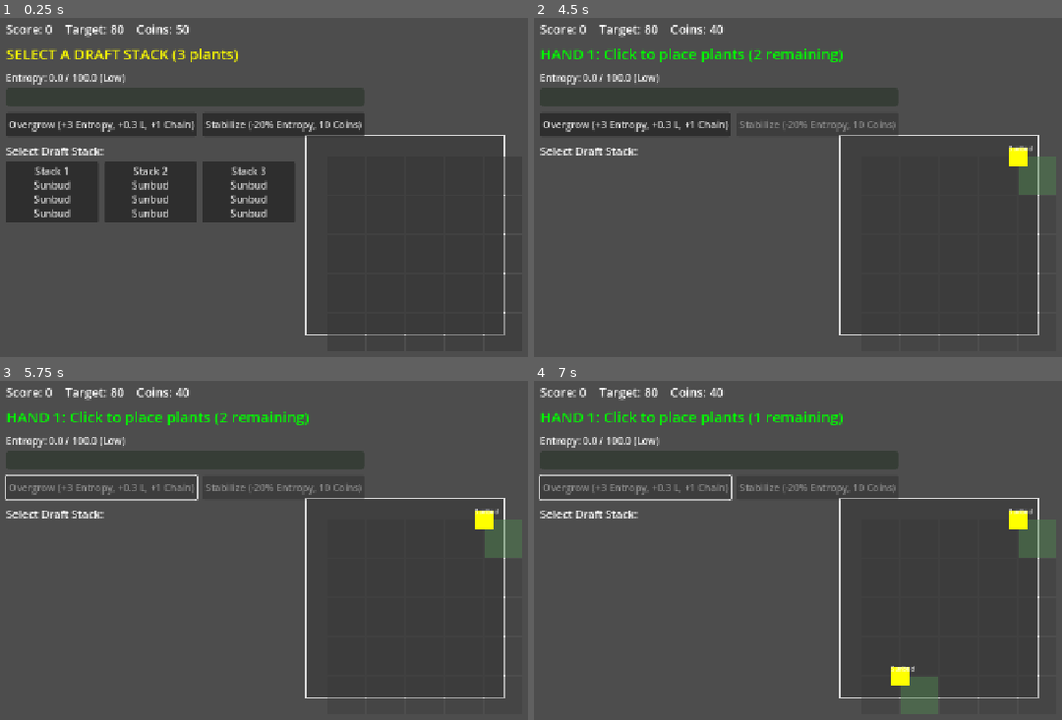
Above: before the commit, frames 1-4 (two rows, left to right).
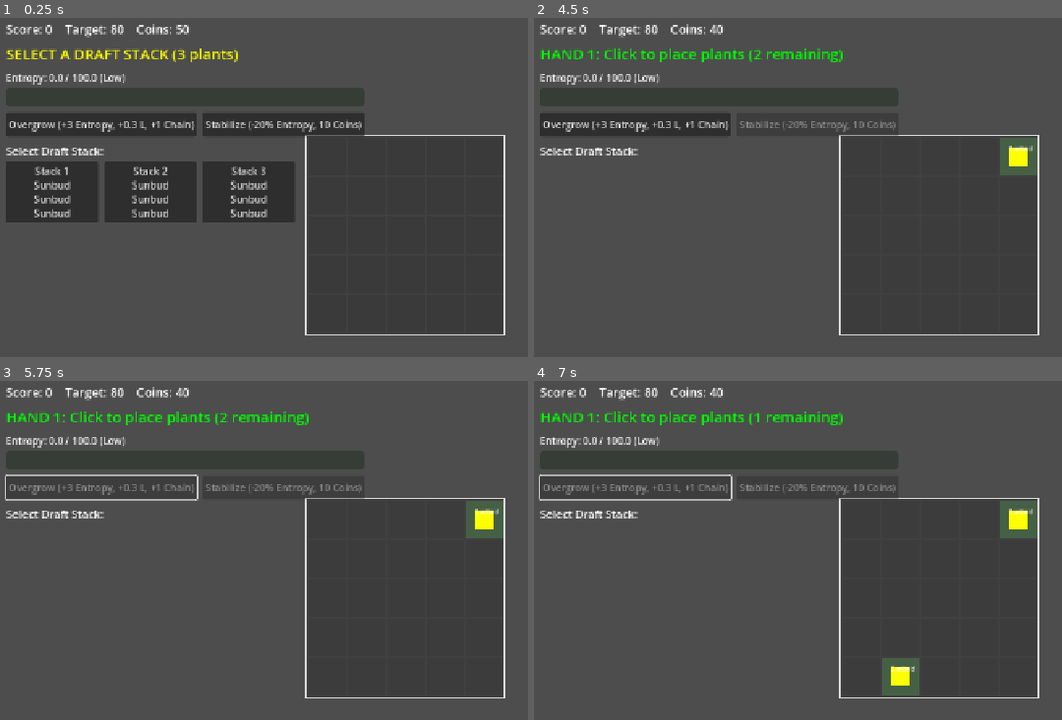
Above: after the commit, the same moments.

Repository: missgun03/garden-of-odds
Game: Godot game, scene res://scenes/Main.tscn
Two runs of this game, one before a commit and one after it. Both use one fixed random seed, a clock stepped at 60 frames per second and the inputs below.
Inputs (mouse positions are in pixels of both pictures, inside the frame that each line leads up to):
- Up to frame 1 (0.25 s): no input
- Up to frame 2 (4.5 s): click "Overgrow (+3 Entropy, +0.3 L,…" at 0.5 s; click "Stabilize (-20% Entropy, 10 C…" at 1.25 s; click "Stack 1 Sunbud Sunbud Sunbud" at 2 s; tap Enter at 2.75, 3.5, 4.25 s; move the mouse to (outside the picture) at 2.77 s; click (outside the picture) at 2.92 s; move the mouse to (771, 258) at 3.52 s; click (771, 258) at 3.67 s; move the mouse to (1003, 136) at 4.27 s; click (1003, 136) at 4.42 s
- Up to frame 3 (5.75 s): click "Overgrow (+3 Entropy, +0.3 L,…" at 5 s
- Up to frame 4 (7 s): tap Enter at 5.75 s; move the mouse to (887, 686) at 5.77 s; click (887, 686) at 5.92 s; click "Overgrow (+3 Entropy, +0.3 L,…" at 6.5 s

The runs differ from the first frame. In frame 1, 0.3% of the frame differs, in the area x 62-96%, y 40-94%; in frame 2, 1.3%; in frame 3, 1.3%; in frame 4, 2.3%, in the area x 62-99%, y 35-99%.

Commit message:
fix: Fix border alignment with grid cells
Problem:
- Border ไม่พอดีกับ grid cells
- เพราะ cells ใช้ _grid_to_world() ที่คืนตำแหน่งตรงกลาง cell
- ทำให้ cells เลื่อนไป cell_size/2

Fix:
- เปลี่ยนจาก: rect.position = _grid_to_world(pos)
- เป็น: rect.position = Vector2(x * cell_size + 1, y * cell_size + 1)
- วาง rect ที่มุมบนซ้าย cell โดยตรง

Layout ใหม่:
┌───────────────┐ ← Border (-3,-3) size 326×326
│█████████████████│ ← Background (0,0) size 320×320
│█┌──┬──┬──┐███│ ← Cells เริ่มที่ (1,1) size 62×62 each
│█├──┼──┼──┤███│
│█└──┴──┴──┘███│
│█████████████████│
└───────────────┘

ตอนนี้ border ควรพอดีกับ grid แล้ว ✓

Diff:
--- a/scripts/Board.gd
+++ b/scripts/Board.gd
@@ -44,7 +44,8 @@
 			var pos = Vector2i(x, y)
 			var rect = ColorRect.new()
 			rect.size = Vector2(cell_size - 2, cell_size - 2)
-			rect.position = _grid_to_world(pos)
+			# วาง rect ที่มุมบนซ้าย cell (ไม่ใช่ตรงกลาง)
+			rect.position = Vector2(x * cell_size + 1, y * cell_size + 1)
 			rect.color = Color(0.2, 0.2, 0.2, 0.5)
 			rect.mouse_filter = Control.MOUSE_FILTER_IGNORE
 			add_child(rect)
